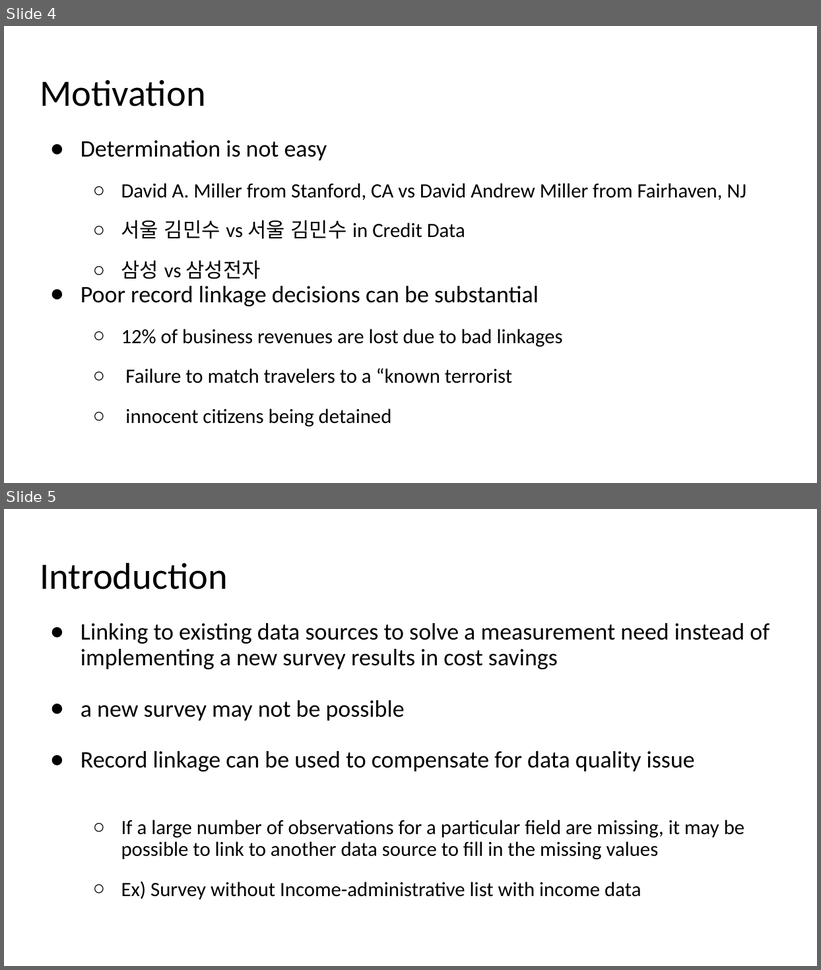
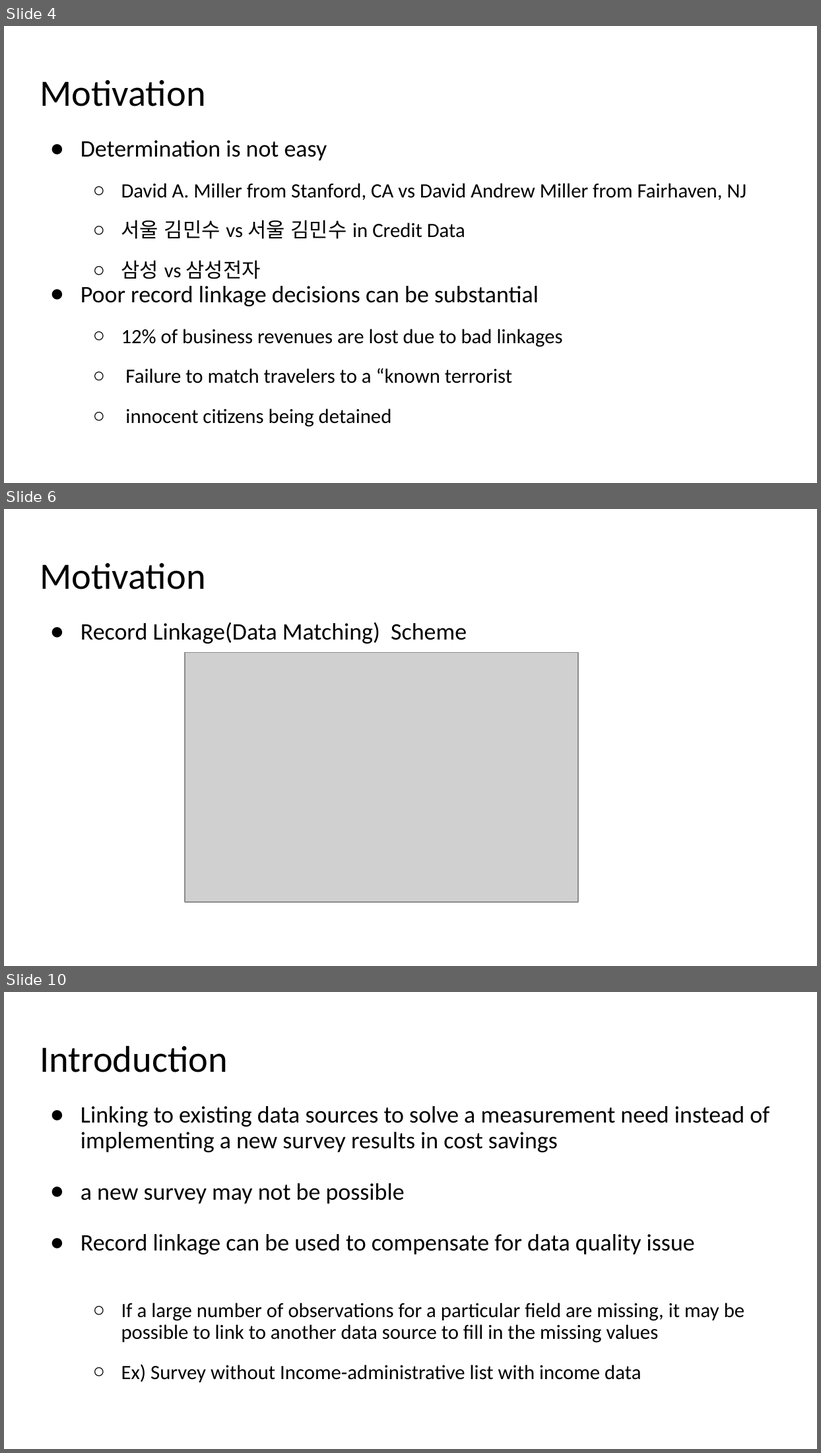
Before and after one commit to moonbg/21bigdataskku, a slide deck: Slides/Week6.pptx. Shown one above the other, each under a label of ours: slides 4 and 5 before the commit, slides 4, 6 and 10 after it; the slides between them are not shown. The pictures are 821x970 and 821x1453 pixels, drawn with LibreOffice and Linux fonts; fonts in the diff are those of the drawing; grey boxes stand for pictures. Boxes give left, top, right and bottom in pixels: in the first picture for what was removed or moved away, otherwise in the second. Text is boxed around its words. In the diff, an @@ line names an element or a change of style, - is before the commit and + after.

```diff
--- a/Slides/Week6.pptx
+++ b/Slides/Week6.pptx
@@ slide 6 added at (x1=4, y1=509, x2=817, y2=966), background #FFFFFF @@
@@ title added at (x1=40, y1=563, x2=205, y2=590), 33 pt, text #000000 @@
+Motivation
@@ text added at (x1=81, y1=623, x2=467, y2=644), 21 pt, text #000000 @@
+● Record Linkage(Data Matching) Scheme
@@ picture added at (x1=185, y1=653, x2=578, y2=902) @@
@@ what was slide 5 is now slide 10 @@
```
Also in this commit, not shown: 3 slides changed, 19 other slides added, 9 other files.
